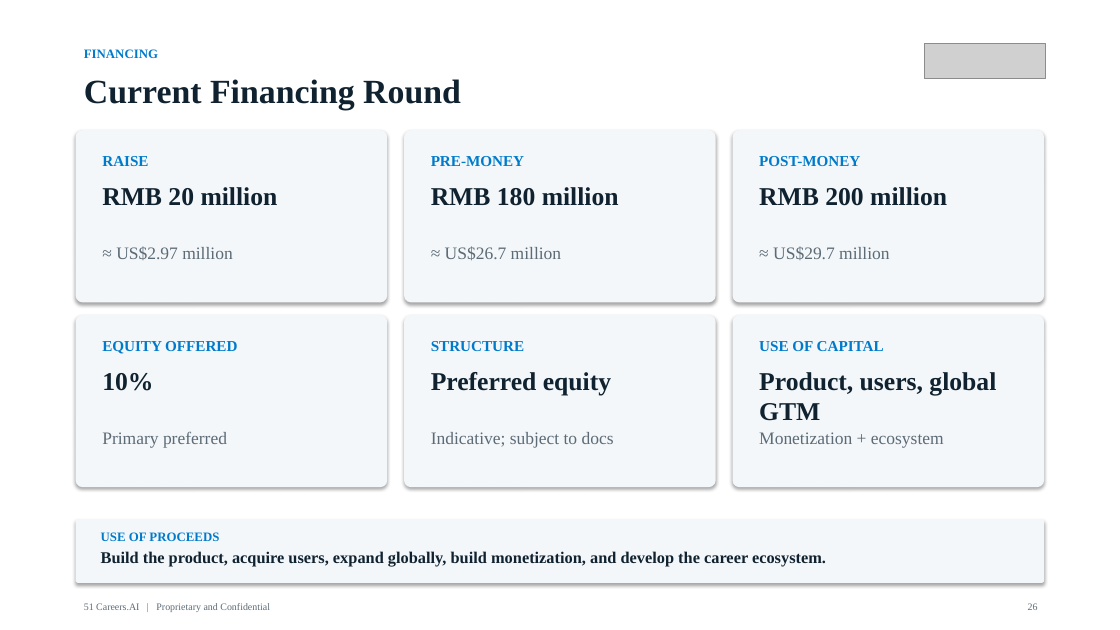
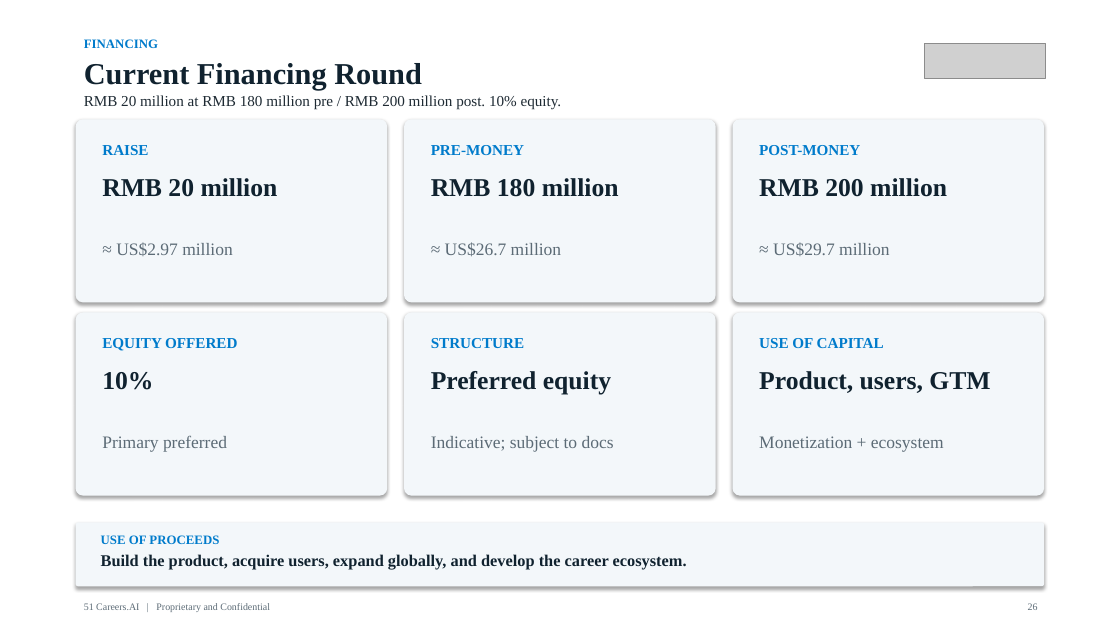
Before and after one commit to anthonyleedu/anthonyleedu, a slide deck: slide 26 of 51Careers_AI_Investor_Overview.pptx. Drawn at 1120x630 pixels with LibreOffice and Linux fonts; fonts in the diff are those of the drawing; grey boxes stand for pictures. Boxes give left, top, right and bottom in pixels: in the first picture for what was removed or moved away, otherwise in the second. Text is boxed around its words. In the diff, an @@ line names an element or a change of style, - is before the commit and + after.

```diff
--- a/51Careers_AI_Investor_Overview.pptx
+++ b/51Careers_AI_Investor_Overview.pptx
@@ text "Current Financing Round": place and size @@
-text "Current Financing Round" at box(84, 79, 461, 109)
+text "Current Financing Round" at box(84, 63, 422, 91)
@@ text "Current Financing Round" at box(84, 63, 422, 91): size 29 to 26 pt @@
@@ text "FINANCING": place and size @@
-text "FINANCING" at box(84, 49, 158, 58)
+text "FINANCING" at box(84, 39, 158, 48)
@@ rounded rectangle: place and size @@
-rounded rectangle at box(76, 130, 387, 302)
+rounded rectangle at box(76, 119, 387, 302)
@@ text added at box(84, 95, 562, 110), 13 pt, text #1E2A33 @@
+RMB 20 million at RMB 180 million pre / RMB 200 million post. 10% equity.
@@ rounded rectangle: place and size @@
-rounded rectangle at box(404, 130, 716, 302)
+rounded rectangle at box(404, 119, 716, 302)
@@ rounded rectangle: place and size @@
-rounded rectangle at box(733, 130, 1044, 302)
+rounded rectangle at box(733, 119, 1044, 302)
@@ 6 texts: place and size @@
-6 texts at box(102, 156, 947, 206)
+6 texts at box(102, 145, 947, 197)
@@ 3 texts: place and size @@
-3 texts at box(116, 246, 889, 260)
+3 texts at box(116, 242, 889, 256)
@@ rounded rectangle: place and size @@
-rounded rectangle at box(76, 315, 387, 487)
+rounded rectangle at box(76, 313, 387, 496)
@@ rounded rectangle: place and size @@
-rounded rectangle at box(404, 315, 716, 487)
+rounded rectangle at box(404, 313, 716, 496)
@@ rounded rectangle: place and size @@
-rounded rectangle at box(733, 315, 1044, 487)
+rounded rectangle at box(733, 313, 1044, 496)
@@ text at box(759, 371, 990, 393): text changed @@
-Product, users, global GTM
+Product, users, GTM
@@ 3 texts, 1 rounded rectangle: place and size @@
-3 texts, 1 rounded rectangle at box(76, 432, 1044, 583)
+3 texts, 1 rounded rectangle at box(76, 436, 1044, 586)
@@ text at box(101, 554, 687, 570): text changed @@
-Build the product, acquire users, expand globally, build monetization, and develop the career ecosystem.
+Build the product, acquire users, expand globally, and develop the career ecosystem.
```
Also in this commit, not shown: 28 other slides changed, 1 other file.
